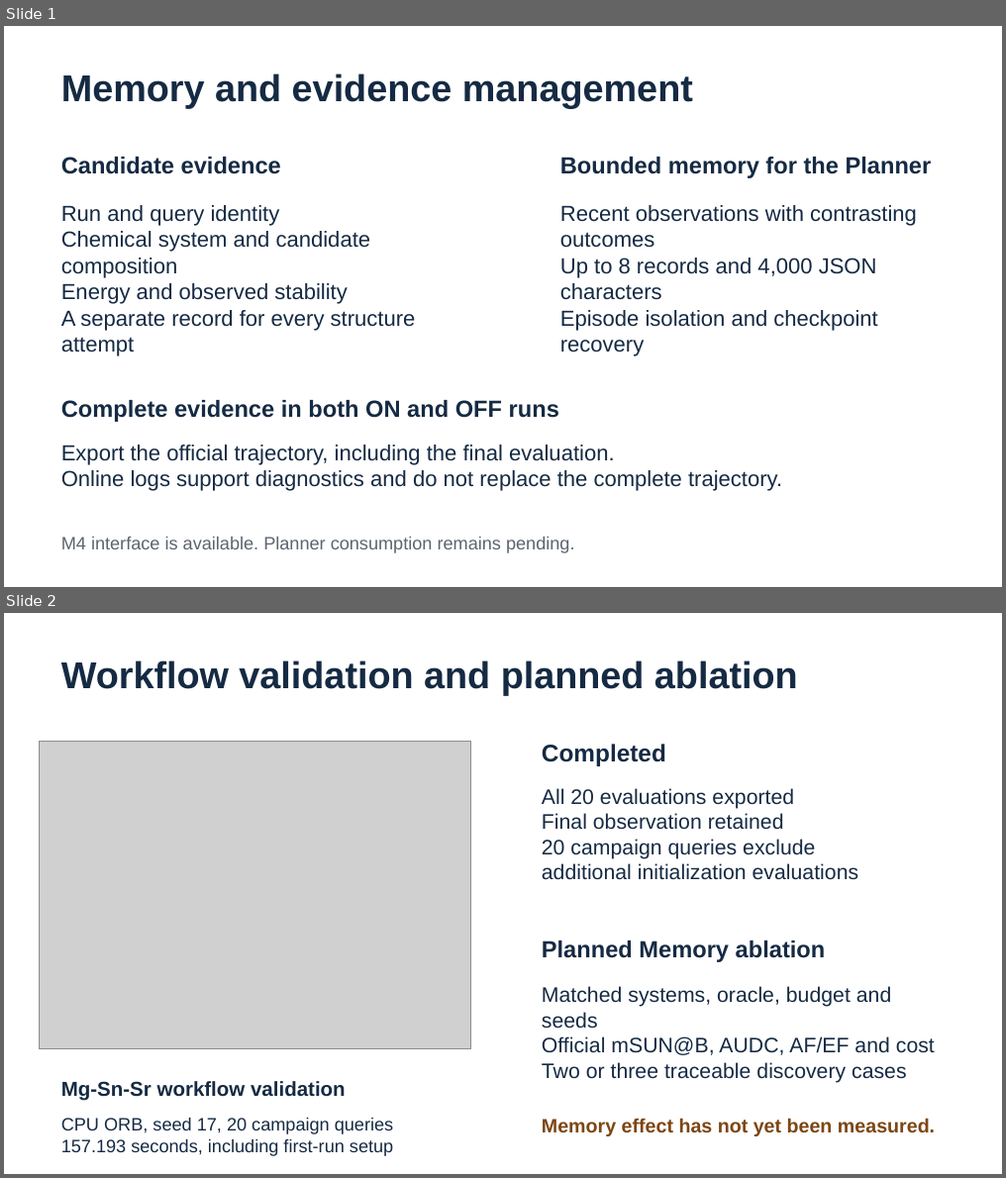
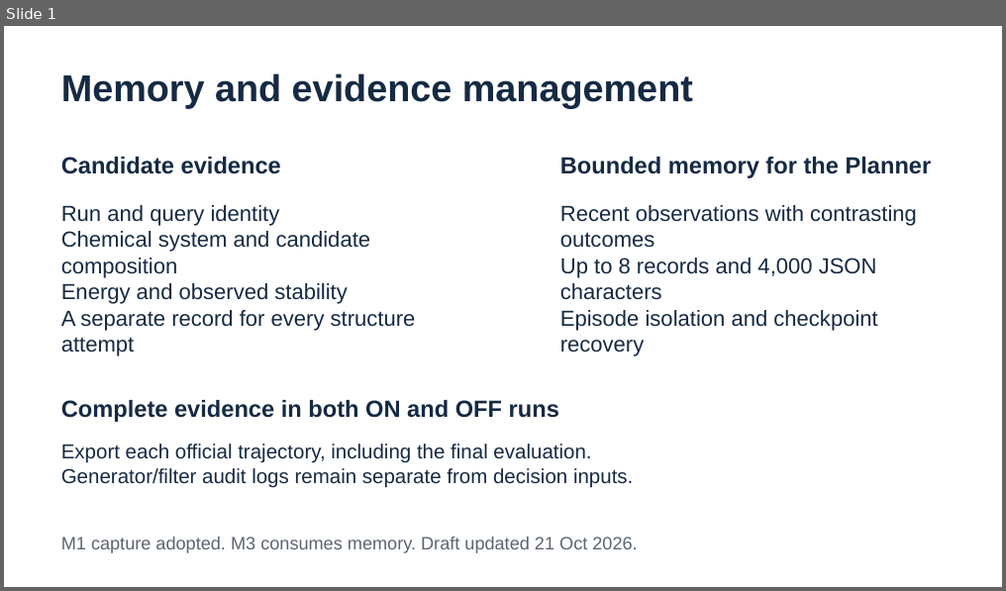
Before and after one commit to raymondtu1230-sudo/Group-Project-6-Auto-Research-for-Materials-Discovery, a slide deck: M4/report/M4_Method_Draft.pptx. Shown one above the other, each under a label of ours: slides 1 and 2 before the commit, slide 1 after it. The pictures are 1006x1178 and 1006x591 pixels, drawn with LibreOffice and Linux fonts; fonts in the diff are those of the drawing; grey boxes stand for pictures. Boxes give left, top, right and bottom in pixels: in the first picture for what was removed or moved away, otherwise in the second. Text is boxed around its words. In the diff, an @@ line names an element or a change of style, - is before the commit and + after.

Commit message:
Update M4 draft handoff with adopted integration and development findings

```diff
--- a/M4/report/M4_Method_Draft.pptx
+++ b/M4/report/M4_Method_Draft.pptx
@@ slide 2 removed at box(4, 613, 1002, 1174), background #FFFFFF @@
@@ text removed at box(61, 661, 798, 696) @@
-Workflow validation and planned ablation
@@ picture removed at box(40, 741, 471, 1050) @@
@@ text removed at box(542, 744, 666, 766) @@
-Completed
@@ text removed at box(542, 788, 859, 880) @@
-All 20 evaluations exported
-Final observation retained
-20 campaign queries exclude
-additional initialization evaluations
@@ text removed at box(542, 941, 826, 962) @@
-Planned Memory ablation
@@ text removed at box(542, 986, 935, 1083) @@
-Matched systems, oracle, budget and seeds
-Official mSUN@B, AUDC, AF/EF and cost
-Two or three traceable discovery cases
@@ text removed at box(61, 1081, 346, 1101) @@
-Mg-Sn-Sr workflow validation
@@ text removed at box(61, 1118, 393, 1157) @@
-CPU ORB, seed 17, 20 campaign queries
-157.193 seconds, including first-run setup
@@ text removed at box(542, 1118, 935, 1137) @@
-Memory effect has not yet been measured.
@@ slide 1 changed as well @@
@@ text at box(61, 444, 633, 488): text changed; size 21 to 19.5 pt @@
-Export the official trajectory, including the final evaluation.
-Online logs support diagnostics and do not replace the complete trajectory.
+Export each official trajectory, including the final evaluation.
+Generator/filter audit logs remain separate from decision inputs.
@@ text at box(61, 537, 637, 554): text changed @@
-M4 interface is available. Planner consumption remains pending.
+M1 capture adopted. M3 consumes memory. Draft updated 21 Oct 2026.
```
Also in this commit, not shown: 1 slide added, 3 other files.
